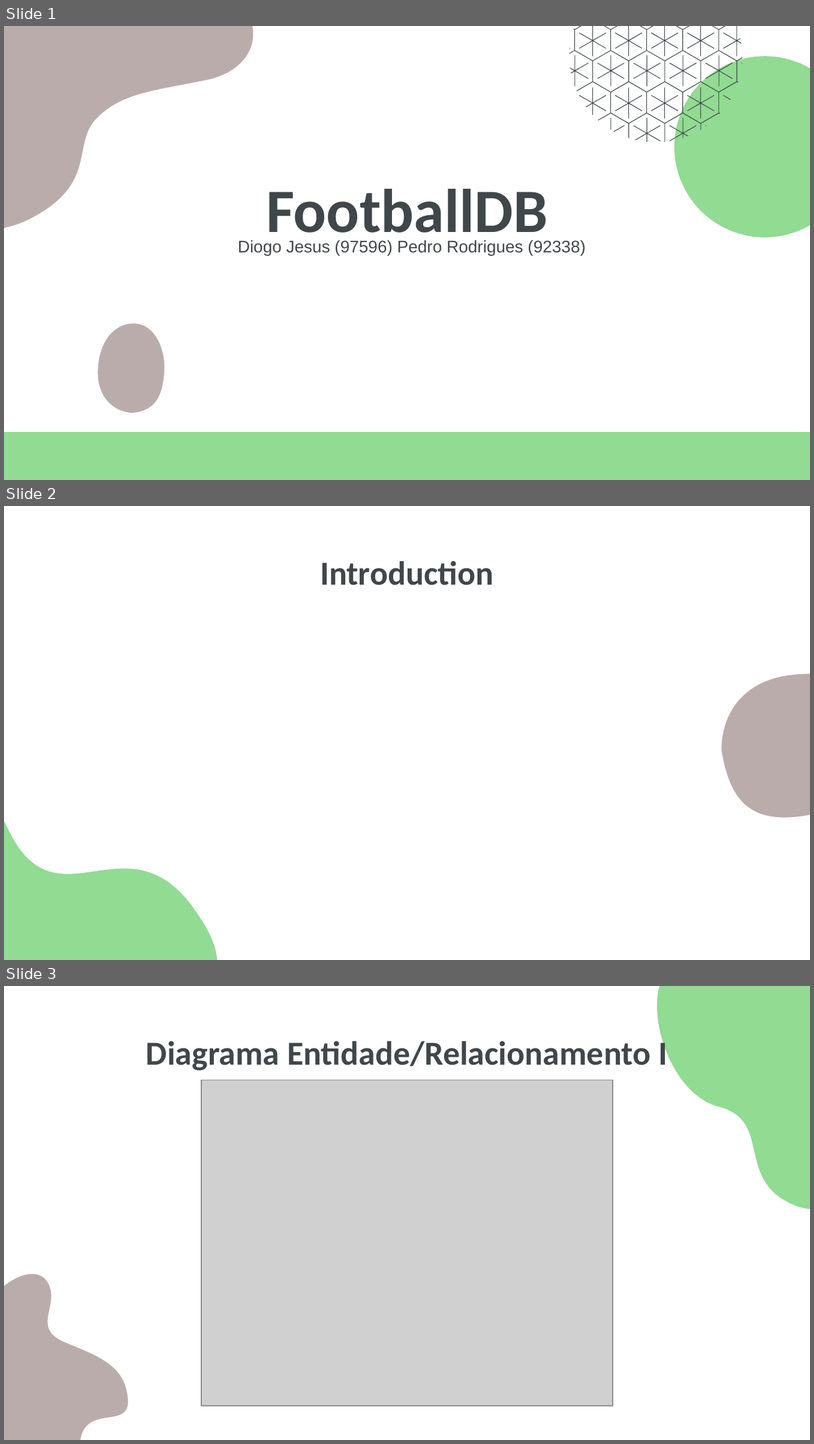
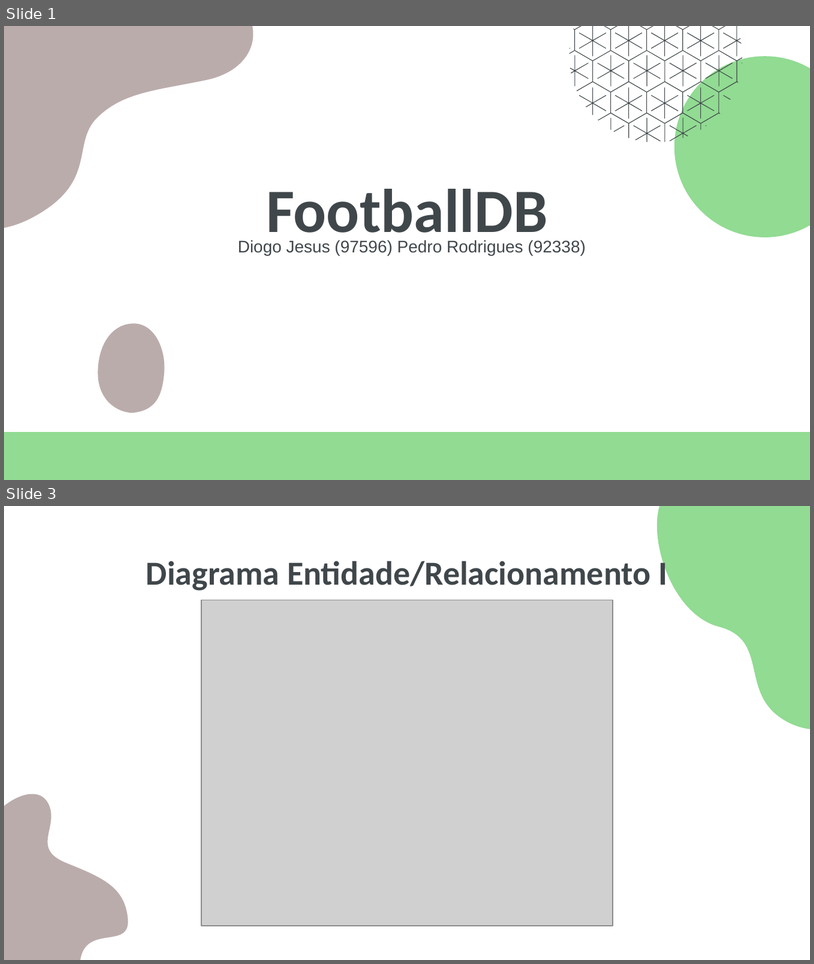
Before and after one commit to diogopjesus/bd-project, a slide deck: Apresentacao/ApresentacaoBD_Final.pptx. Shown one above the other, each under a label of ours: slides 1, 2 and 3 before the commit, slides 1 and 3 after it; the slides between them are not shown. The pictures are 814x1444 and 814x964 pixels, drawn with LibreOffice and Linux fonts; fonts in the diff are those of the drawing; grey boxes stand for pictures. Boxes give left, top, right and bottom in pixels: in the first picture for what was removed or moved away, otherwise in the second. Text is boxed around its words. In the diff, an @@ line names an element or a change of style, - is before the commit and + after.

```diff
--- a/Apresentacao/ApresentacaoBD_Final.pptx
+++ b/Apresentacao/ApresentacaoBD_Final.pptx
@@ slide 2 removed at [4,506,810,960], background #FFFFFF @@
@@ title removed at [320,561,494,585] @@
-Introduction
@@ freeform shape removed at [4,683,239,960] @@
@@ freeform shape removed at [722,674,810,817] @@
```
Also in this commit, not shown: 3 slides changed, 2 slides added, 2 other slides removed, 1 other file.
